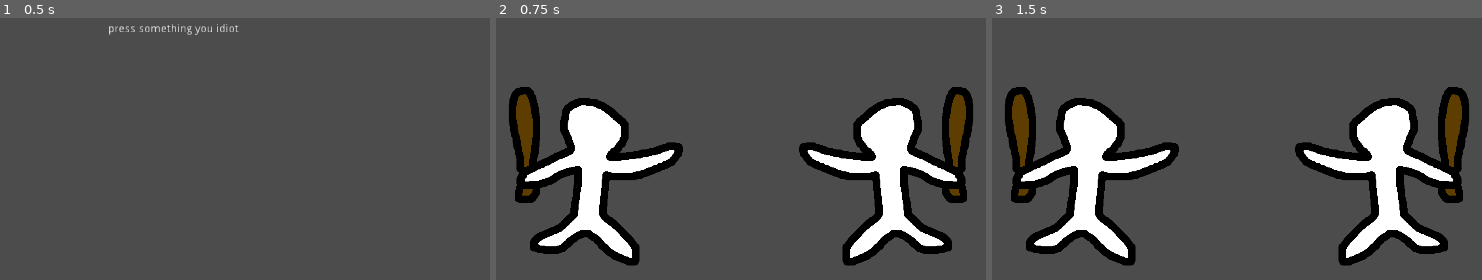
Above: before the commit, frames 1-3 (left to right).
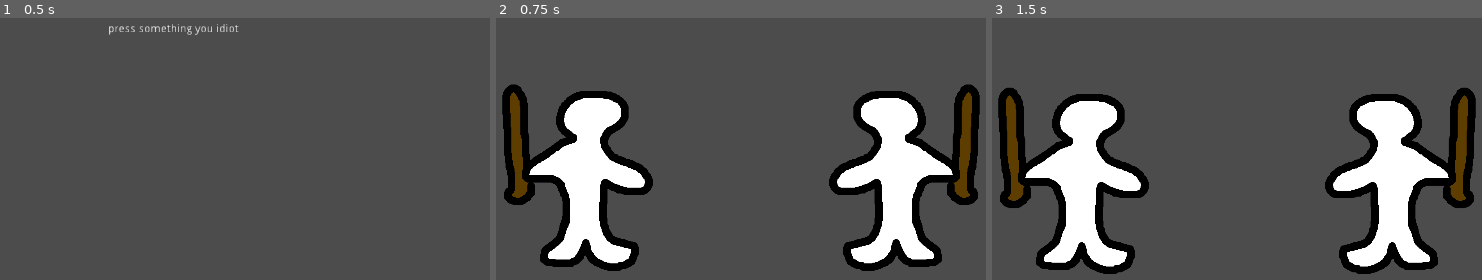
Above: after the commit, the same moments.

Repository: ArtlessAvian/parmpreet-fighter
Game: Godot game, scene res://[TEMP] Main.tscn
Same seed, same stepped clock (60 frames per second), same inputs: the game is played once before the commit and once after it.
Inputs:
- Up to frame 1 (0.5 s): no input
- Up to frame 2 (0.75 s): tap Enter at 0.5 s
- Up to frame 3 (1.5 s): tap Space at 1.25 s

Frame 1 is identical in both runs. In frame 2, 20% of the frame differs, in the area x 1-99%, y 25-97%; in frame 3, 20%, in the area x 1-99%, y 26-98%.
Error before the commit: Parse Error: The function signature doesn't match the parent. Parent signature is: "Variant _enter(Variant, Variant, Variant, Variant)". (res://fight/fighters/…

Commit message:
States are Nodes again, Init States in Seperate Scene
wooo good idea

Diff:
--- a/StateMachine.gd
+++ b/StateMachine.gd
@@ -2,42 +2,23 @@
 signal new_state
 
 class State:
+	extends Node
+
 	func _enter(subject, controller, old_state, args): return
 	func _exit(subject, controller, state_str): return
 	# return a state name to change state
 	func _run(subject, controller): return
-	func _is_static(): return false
 
-# Cannot export dictionary, which would be the best practice I suppose.
-var states = {}
 var subject = null
 var controller = null
-var current_state = State.new()
+onready var current_state = get_child(0);
 
 var observers = [];
 
-# Implementation Stuff
-export (String) var statesListFile
-export (String) var defaultPath = "res://"
-export (NodePath) var subjectPath = null
+export (NodePath) var subjectPath = ".."
 
 func _ready():
-	# Jank because dictionary exporty stuff ig
-	if (statesListFile != null):
-		var file = File.new()
-		file.open(statesListFile, File.READ)
-		var result = JSON.parse(file.get_as_text())
-		states = result.result
-
-	for key in states:
-		if (states[key] == ""):
-			states[key] = defaultPath
-
-		states[key] = load(states[key] + key + ".gd")
-
 	subject = get_node(subjectPath)
-
-# Actual State Machine Part -----------------------------------------------
 
 func _physics_process(delta):
 	var transition = current_state._run(subject, controller)
@@ -51,17 +32,5 @@
 
 	var old_state = current_state
 	var args = current_state._exit(subject, controller, state_str)
-	current_state = new_state_instance(state_str)
+	current_state = find_node(state_str)
 	current_state._enter(subject, controller, old_state, args)
-
-	# Keep the object for later use in the same dictionary
-	if (current_state._is_static()):
-		states[state_str] = current_state
-
-func new_state_instance(state_str):
-	print(state_str)
-	if (states[state_str] is GDScript):
-		return states[state_str].new()
-	else:
-		print("Static")
-		return states[state_str]
--- a/fight/Core.tscn
+++ b/fight/Core.tscn
@@ -9,11 +9,14 @@
 
 # Observer / Facade
 func set_state(state_str):
+	if (state_str == \"DoubleJump\"):
+		state_str = \"Jump\"
 	reset_and_play(state_str)
 
 # Actual Methods
 func reset_and_play(anim_name):
-	self.play(\"Static\")
+	print(anim_name)
+	self.play(\"Rest\")
 	self.advance(1)
 	self.play(anim_name)
 
--- a/fight/fighters/Fighter.gd
+++ b/fight/fighters/Fighter.gd
@@ -1,6 +1,7 @@
 extends Node2D
 
 export (PackedScene) var my_core = null
+export (PackedScene) var my_state_machine = null
 var enemy = null
 
 var vel = Vector2(0,0)
@@ -9,7 +10,7 @@
 
 func _ready():
 	get_node("Core").replace_by_instance(my_core)
-	get_node("StateMachine").set_state("Stand")
+	get_node("StateMachine").replace_by_instance(my_state_machine)
 	get_node("StateMachine").observers.push_back(get_node("Core/AnimationPlayer"))
 
 func _physics_process(delta):
--- a/fight/fighters/Fighter.tscn
+++ b/fight/fighters/Fighter.tscn
@@ -1,13 +1,13 @@
-[gd_scene load_steps=3 format=2]
+[gd_scene load_steps=2 format=2]
 
 [ext_resource path="res://fight/fighters/Fighter.gd" type="Script" id=1]
-[ext_resource path="res://StateMachine.tscn" type="PackedScene" id=2]
 
 [node name="Fighter" type="Node2D"]
 
 script = ExtResource( 1 )
 my_core = null
+my_state_machine = null
 
 [node name="Core" parent="." index="0" instance_placeholder="res://fight/Core.tscn"]
 
-[node name="StateMachine" parent="." index="1" instance=ExtResource( 2 )]
+[node name="StateMachine" parent="." index="1" instance_placeholder="res://StateMachine.tscn"]
--- a/fight/fighters/states/AirDash.gd
+++ b/fight/fighters/states/AirDash.gd
@@ -1,20 +1,14 @@
 extends "AirState.gd"
 
-export var dash_time = 10
-var frame_num = 0
-
 func _run(subject, controller):
-	if (frame_num >= dash_time):
+	if (subject.get_node("Core/AnimationPlayer").current_animation == ""):
 		if (controller.dir() != 5):
 			return self.air_action(subject, controller)
 
 	else:
-		print(frame_num)
-		frame_num += 1
 		subject.vel.y -= 0.5
 
 func _enter(subject, controller, old_state, args):
-	frame_num = 0;
 	print("airdash")
 	subject.vel.y = 0
 	subject.vel.x = (controller.dir() - 5) * 7
--- a/fight/fighters/states/Dash.gd
+++ b/fight/fighters/states/Dash.gd
@@ -6,15 +6,15 @@
 	if (controller.dir() >= 7):
 		return "Jump"
 
-	if (get_parent().get_node("AnimationPlayer").current_animation == ""):
+	if (subject.get_node("Core/AnimationPlayer").current_animation == ""):
 		if (controller.dir() == entering_number):
 			# run?
 			pass
-		return subject.grounded_check(controller)
+		return self.grounded_check(subject, controller)
 
 	subject.vel.x = (entering_number - 5) * 7;
 
-func _enter(subject, old_state, args):
-	entering_number = args;
+func _enter(subject, controller, old_state, args):
+	entering_number = subject.scale.x + 5;
 
 func _is_static(): return true
--- a/fight/fighters/testguy/Test Guy Core.tscn
+++ b/fight/fighters/testguy/Test Guy Core.tscn
@@ -22,13 +22,226 @@
 "values": [ Vector2( 1, 1 ), Vector2( -1, 1 ), Vector2( 1, 1 ) ]
 }
 
-[node name="Test Guy Core" instance=ExtResource( 1 )]
+[sub_resource type="Animation" id=8]
+
+resource_name = "BackWalk"
+length = 12.0
+loop = true
+step = 1.0
+tracks/0/type = "value"
+tracks/0/path = NodePath("Sprite:frame")
+tracks/0/interp = 1
+tracks/0/loop_wrap = true
+tracks/0/imported = false
+tracks/0/enabled = true
+tracks/0/keys = {
+"times": PoolRealArray( 0, 6 ),
+"transitions": PoolRealArray( 1, 1 ),
+"update": 1,
+"values": [ 11, 0 ]
+}
+
+[sub_resource type="Animation" id=3]
+
+resource_name = "Crouch"
+length = 1.0
+loop = true
+step = 1.0
+tracks/0/type = "value"
+tracks/0/path = NodePath(".:scale")
+tracks/0/interp = 1
+tracks/0/loop_wrap = true
+tracks/0/imported = false
+tracks/0/enabled = true
+tracks/0/keys = {
+"times": PoolRealArray( 0 ),
+"transitions": PoolRealArray( 1 ),
+"update": 0,
+"values": [ Vector2( 1, 0.5 ) ]
+}
+
+[sub_resource type="Animation" id=2]
+
+resource_name = "Dash"
+length = 30.0
+loop = false
+step = 0.1
+tracks/0/type = "value"
+tracks/0/path = NodePath("Sprite:rotation_degrees")
+tracks/0/interp = 1
+tracks/0/loop_wrap = true
+tracks/0/imported = false
+tracks/0/enabled = true
+tracks/0/keys = {
+"times": PoolRealArray( 0 ),
+"transitions": PoolRealArray( 1 ),
+"update": 0,
+"values": [ 30.0 ]
+}
+tracks/1/type = "value"
+tracks/1/path = NodePath("Sprite:frame")
+tracks/1/interp = 1
+tracks/1/loop_wrap = true
+tracks/1/imported = false
+tracks/1/enabled = true
+tracks/1/keys = {
+"times": PoolRealArray( 0 ),
+"transitions": PoolRealArray( 1 ),
+"update": 1,
+"values": [ 4 ]
+}
+
+[sub_resource type="Animation" id=6]
+
+resource_name = "Jump"
+length = 30.0
+loop = false
+step = 1.0
+tracks/0/type = "value"
+tracks/0/path = NodePath("Sprite:frame")
+tracks/0/interp = 1
+tracks/0/loop_wrap = true
+tracks/0/imported = false
+tracks/0/enabled = true
+tracks/0/keys = {
+"times": PoolRealArray( 0 ),
+"transitions": PoolRealArray( 1 ),
+"update": 1,
+"values": [ 2 ]
+}
+tracks/1/type = "value"
+tracks/1/path = NodePath("Sprite:rotation_degrees")
+tracks/1/interp = 1
+tracks/1/loop_wrap = true
+tracks/1/imported = false
+tracks/1/enabled = true
+tracks/1/keys = {
+"times": PoolRealArray( 0, 30 ),
+"transitions": PoolRealArray( 1, 1 ),
+"update": 0,
+"values": [ 0.0, 360.0 ]
+}
+
+[sub_resource type="Animation" id=4]
+
+resource_name = "Rest"
+length = 1.0
+loop = true
+step = 0.1
+tracks/0/type = "value"
+tracks/0/path = NodePath("Sprite:rotation_degrees")
+tracks/0/interp = 1
+tracks/0/loop_wrap = true
+tracks/0/imported = false
+tracks/0/enabled = true
+tracks/0/keys = {
+"times": PoolRealArray( 0 ),
+"transitions": PoolRealArray( 1 ),
+"update": 0,
+"values": [ 0.0 ]
+}
+tracks/1/type = "value"
+tracks/1/path = NodePath("Sprite:frame")
+tracks/1/interp = 1
+tracks/1/loop_wrap = true
+tracks/1/imported = false
+tracks/1/enabled = true
+tracks/1/keys = {
+"times": PoolRealArray( 0 ),
+"transitions": PoolRealArray( 1 ),
+"update": 1,
+"values": [ 0 ]
+}
+tracks/2/type = "value"
+tracks/2/path = NodePath(".:position")
+tracks/2/interp = 1
+tracks/2/loop_wrap = true
+tracks/2/imported = false
+tracks/2/enabled = true
+tracks/2/keys = {
+"times": PoolRealArray( 0 ),
+"transitions": PoolRealArray( 1 ),
+"update": 0,
+"values": [ Vector2( 0, 0 ) ]
+}
+tracks/3/type = "value"
+tracks/3/path = NodePath(".:rotation_degrees")
+tracks/3/interp = 1
+tracks/3/loop_wrap = true
+tracks/3/imported = false
+tracks/3/enabled = true
+tracks/3/keys = {
+"times": PoolRealArray( 0 ),
+"transitions": PoolRealArray( 1 ),
+"update": 0,
+"values": [ 0.0 ]
+}
+tracks/4/type = "value"
+tracks/4/path = NodePath(".:scale")
+tracks/4/interp = 1
+tracks/4/loop_wrap = true
+tracks/4/imported = false
+tracks/4/enabled = true
+tracks/4/keys = {
+"times": PoolRealArray( 0 ),
+"transitions": PoolRealArray( 1 ),
+"update": 0,
+"values": [ Vector2( 1, 1 ) ]
+}
+
+[sub_resource type="Animation" id=5]
+
+resource_name = "Stand"
+length = 20.0
+loop = true
+step = 1.0
+tracks/0/type = "value"
+tracks/0/path = NodePath(".:position")
+tracks/0/interp = 1
+tracks/0/loop_wrap = true
+tracks/0/imported = false
+tracks/0/enabled = true
+tracks/0/keys = {
+"times": PoolRealArray( 0, 15, 20 ),
+"transitions": PoolRealArray( 1, 1, 1 ),
+"update": 1,
+"values": [ Vector2( 0, 0 ), Vector2( 0, 2 ), Vector2( 0, 0 ) ]
+}
+
+[sub_resource type="Animation" id=7]
+
+resource_name = "Walk"
+length = 25.0
+loop = true
+step = 1.0
+tracks/0/type = "value"
+tracks/0/path = NodePath("Sprite:frame")
+tracks/0/interp = 1
+tracks/0/loop_wrap = true
+tracks/0/imported = false
+tracks/0/enabled = true
+tracks/0/keys = {
+"times": PoolRealArray( 0, 5, 10, 15, 20 ),
+"transitions": PoolRealArray( 1, 1, 1, 1, 1 ),
+"update": 1,
+"values": [ 8, 9, 10, 11, 12 ]
+}
+
+[node name="Test Guy Core" index="0" instance=ExtResource( 1 )]
 
 _sections_unfolded = [ "Playback Options", "Transform", "Z Index" ]
 
 [node name="AnimationPlayer" parent="." index="0"]
 
+autoplay = "Stand"
 anims/AirDash = SubResource( 1 )
+anims/BackWalk = SubResource( 8 )
+anims/Crouch = SubResource( 3 )
+anims/Dash = SubResource( 2 )
+anims/Jump = SubResource( 6 )
+anims/Rest = SubResource( 4 )
+anims/Stand = SubResource( 5 )
+anims/Walk = SubResource( 7 )
 
 [node name="Sprite" parent="." index="1"]
 
@@ -37,5 +250,4 @@
 texture = ExtResource( 2 )
 vframes = 8
 hframes = 8
-frame = 8
 _sections_unfolded = [ "Animation", "Transform", "Visibility" ]
--- /dev/null
+++ b/fight/fighters/testguy/Test Guy StateMachine.tscn
@@ -0,0 +1,56 @@
+[gd_scene load_steps=10 format=2]
+
+[ext_resource path="res://StateMachine.gd" type="Script" id=1]
+[ext_resource path="res://fight/fighters/states/Stand.gd" type="Script" id=2]
+[ext_resource path="res://fight/fighters/states/AirDash.gd" type="Script" id=3]
+[ext_resource path="res://fight/fighters/states/BackWalk.gd" type="Script" id=4]
+[ext_resource path="res://fight/fighters/states/Crouch.gd" type="Script" id=5]
+[ext_resource path="res://fight/fighters/states/Dash.gd" type="Script" id=6]
+[ext_resource path="res://fight/fighters/states/DoubleJump.gd" type="Script" id=7]
+[ext_resource path="res://fight/fighters/states/Jump.gd" type="Script" id=8]
+[ext_resource path="res://fight/fighters/states/Walk.gd" type="Script" id=9]
+
+[node name="Test Guy StateMachine" type="Node"]
+
+script = ExtResource( 1 )
+subjectPath = ".."
+
+[node name="Stand" type="Node" parent="." index="0"]
+
+script = ExtResource( 2 )
+subjectPath = ".."
+
+[node name="AirDash" type="Node" parent="." index="1"]
+
+script = ExtResource( 3 )
+subjectPath = ".."
+
+[node name="BackWalk" type="Node" parent="." index="2"]
+
+script = ExtResource( 4 )
+subjectPath = ".."
+
+[node name="Crouch" type="Node" parent="." index="3"]
+
+script = ExtResource( 5 )
+subjectPath = ".."
+
+[node name="Dash" type="Node" parent="." index="4"]
+
+script = ExtResource( 6 )
+subjectPath = ".."
+
+[node name="DoubleJump" type="Node" parent="." index="5"]
+
+script = ExtResource( 7 )
+subjectPath = ".."
+
+[node name="Jump" type="Node" parent="." index="6"]
+
+script = ExtResource( 8 )
+subjectPath = ".."
+
+[node name="Walk" type="Node" parent="." index="7"]
+
+script = ExtResource( 9 )
+subjectPath = ".."
--- a/fight/fighters/testguy/Test Guy.tscn
+++ b/fight/fighters/testguy/Test Guy.tscn
@@ -1,16 +1,13 @@
-[gd_scene load_steps=3 format=2]
+[gd_scene load_steps=4 format=2]
 
 [ext_resource path="res://fight/fighters/Fighter.tscn" type="PackedScene" id=1]
 [ext_resource path="res://fight/fighters/testguy/Test Guy Core.tscn" type="PackedScene" id=2]
+[ext_resource path="res://fight/fighters/testguy/Test Guy StateMachine.tscn" type="PackedScene" id=3]
 
 [node name="Test Guy" instance=ExtResource( 1 )]
 
 my_core = ExtResource( 2 )
-
-[node name="StateMachine" parent="." index="1"]
-
-statesListFile = "res://fight/fighters/testguy/states.txt"
-defaultPath = "res://fight/fighters/states/"
+my_state_machine = ExtResource( 3 )
 
 
 [editable path="Core"]
Not shown, added: export_presets.cfg
Not shown: 1 places in fight/fighters/testguy/Test Guy Core.tscn that only renumber resources
